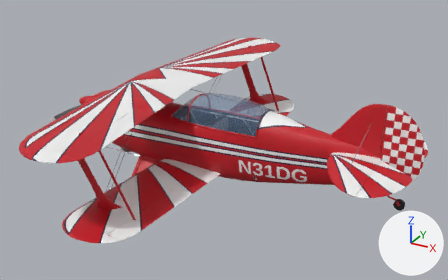
Before and after pictures for a commit that changed the glTF model unity/Assets/_Project/Resources/Models/pitts-s2b-like/pitts-s2b-like-own.glb.
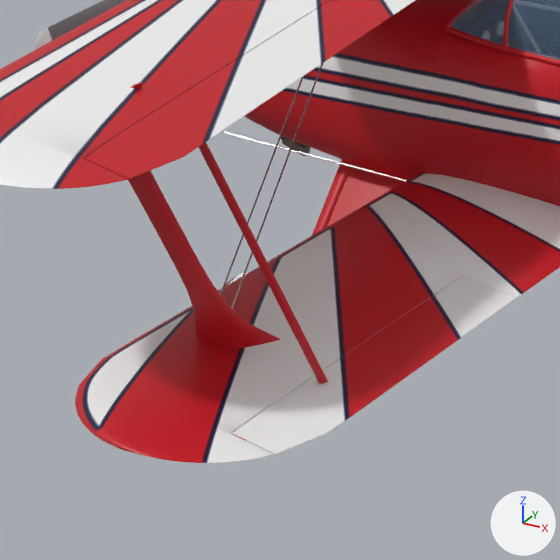
The first picture shows the older version from a 50 mm lens placed at (5.05, -7.54, 3.62), pointed at (0.9, 0.01, -0.15). The close-ups show the older and then the newer version on the part from 9% to 45% of the width and 39% to 97% of the height of that picture. Only the edits that show in the close-ups are written down. The axes (+X, +Y, +Z) are drawn at lower right. The lights are the same throughout. Vertices at exactly the same position are counted once.

Objects in the first close-up: 'Aileron_LL', 'Aileron_UL', 'Canopy_Frame', 'Canopy_Glass', 'Fuselage_Painted', 'Gear_Fairing', 'Prop', 'Strut_Interplane', 'Strut_Slave_L', 'Wing_Lower', 'Wing_Upper', 'Wire_Bracing' and 3 more.
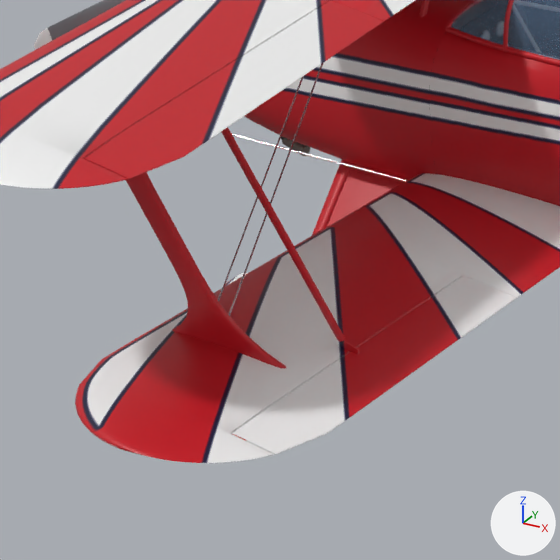
Where the change shows, as pixel boxes (x1, y1, x2, y2) in the close-ups (560 x 560 px):
'Strut_Interplane', reshaped: before (128, 82, 280, 350); after (126, 172, 286, 368)
'Strut_Slave_L', reshaped (12% shorter): before (199, 142, 328, 384); after (222, 127, 345, 341)

What the commit changed:
me_strut_interplane is used by ob_strut_interplane; location (0.0, 0.0, 0.0).
me_strut_interplane had 416 vertices, 824 faces and spanned x -0.28..0.65, y -2.3..2.3, z -0.5..0.69.
me_strut_interplane now has 1000 vertices, 1992 faces and spans x -0.34..0.67, y -2.3..2.3, z -0.41..0.57.
me_strut_interplane part 1: 5 vertices moved within x 0.11..0.26, y -2.27..-2.2, z -0.07..0.45; 199 vertices removed from x -0.28..0.65, y -2.3..-2.16, z -0.5..0.69; 491 vertices added at x -0.34..0.67, y -2.3..-2.16, z -0.41..0.57.
Other edits to the shape of me_strut_interplane do not show in these pictures.
me_strut_slave_l is used by ob_strut_slave_l; location (0.0, 0.0, 0.0).
me_strut_slave_l had 48 vertices, 92 faces and spanned x 0.354..0.843, y -2.289..-2.172, z -0.426..0.608.
me_strut_slave_l now has 48 vertices, 92 faces and spans x 0.232..0.74, y -2.035..-1.918, z -0.405..0.551.
me_strut_slave_l part 2: the whole mesh is multiplied about its middle by the matrix ((0.898, 0.007, -0.068), (-0.003, 0.999, -0.001), (0.024, 0.014, 0.935)), then moved by (-0.112, 0.254, -0.018).
